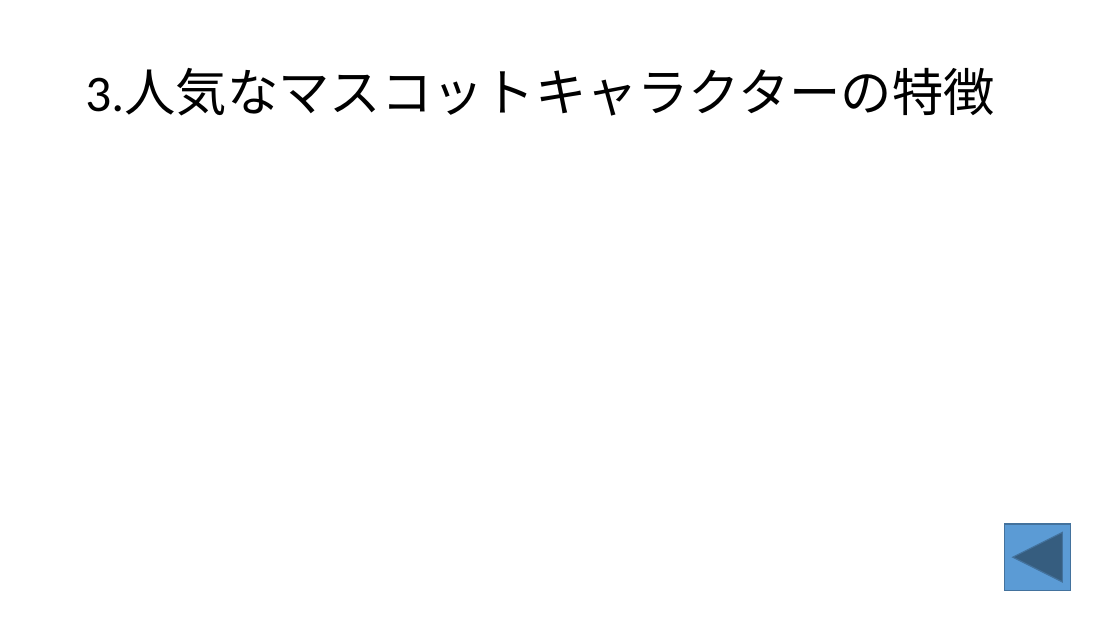
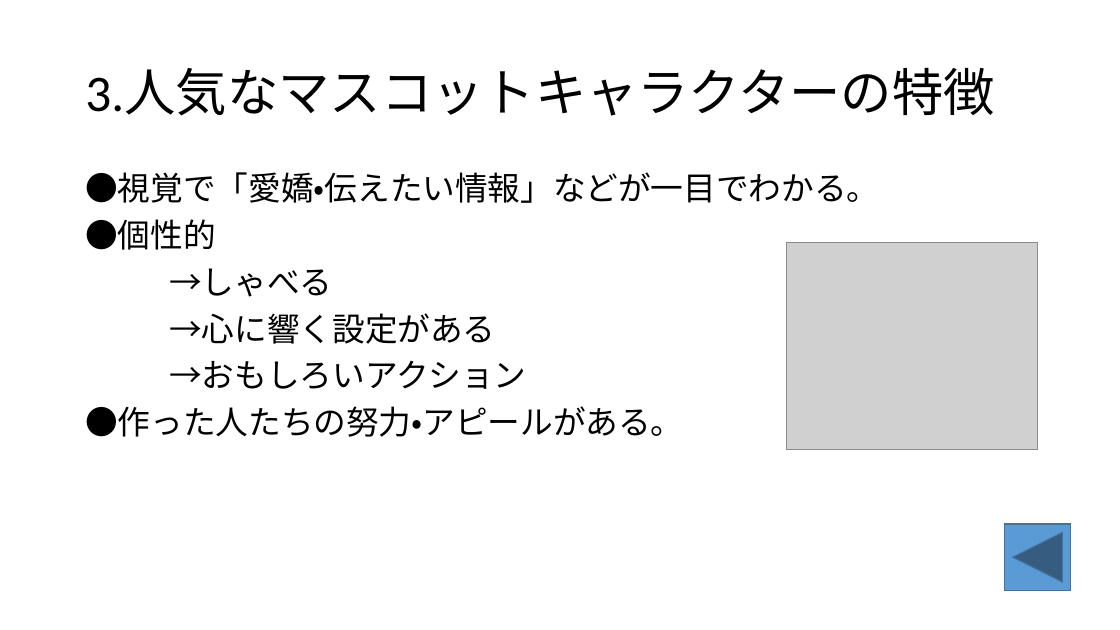
Before and after one commit to Tako0907/PowerPoint, a slide deck: slide 8 of パワーポイント.pptx. Drawn at 1120x630 pixels with LibreOffice and Linux fonts; fonts in the diff are those of the drawing; grey boxes stand for pictures. Boxes give left, top, right and bottom in pixels: in the first picture for what was removed or moved away, otherwise in the second. Text is boxed around its words. In the diff, an @@ line names an element or a change of style, - is before the commit and + after.

```diff
--- a/パワーポイント.pptx
+++ b/パワーポイント.pptx
@@ text added at bbox=[85, 172, 879, 437], 28 pt, text #000000 @@
+●視覚で「愛嬌・伝えたい情報」などが一目でわかる。
+●個性的
+→しゃべる
+→心に響く設定がある
+→おもしろいアクション
+●作った人たちの努力・アピールがある。
@@ picture added at bbox=[786, 242, 1038, 450] @@
```
Also in this commit, not shown: 1 other slide changed.
